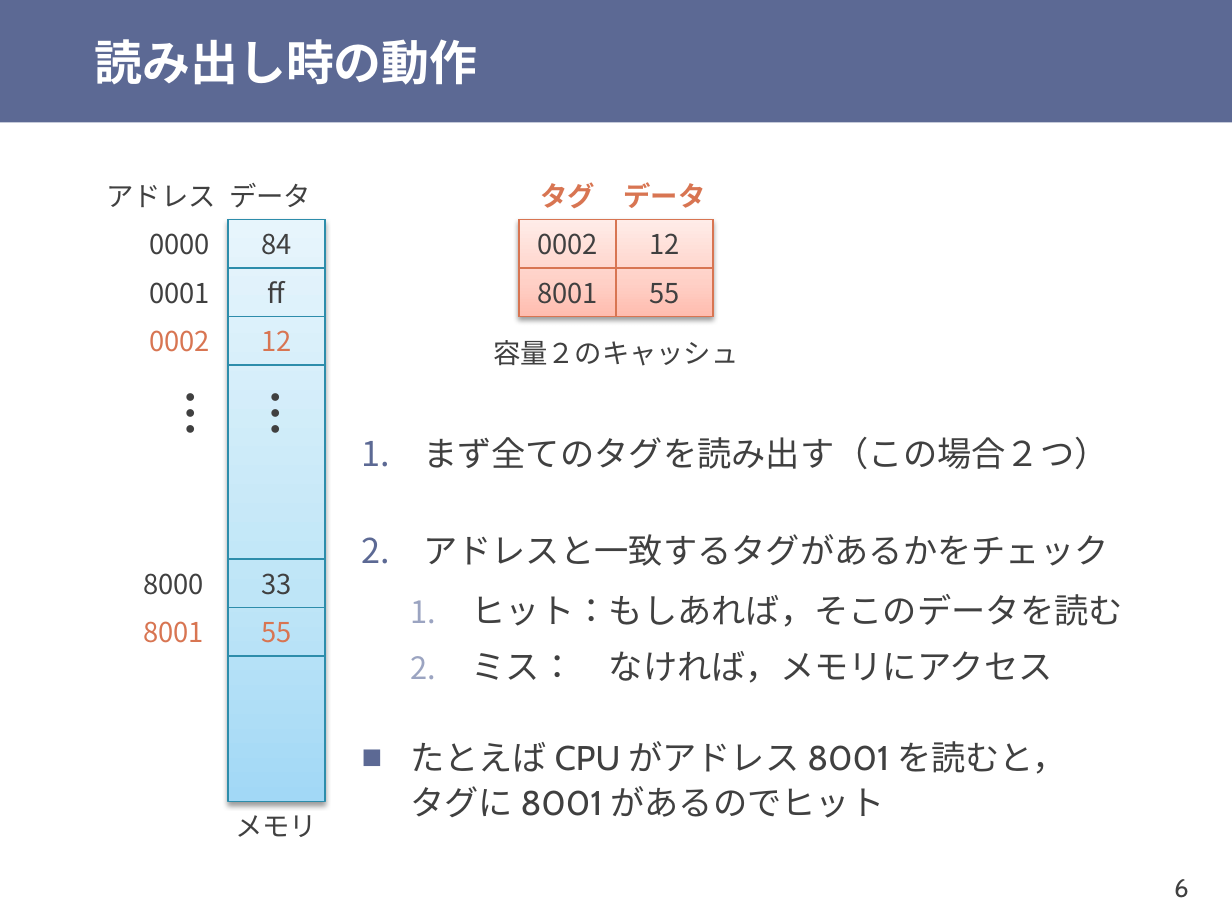
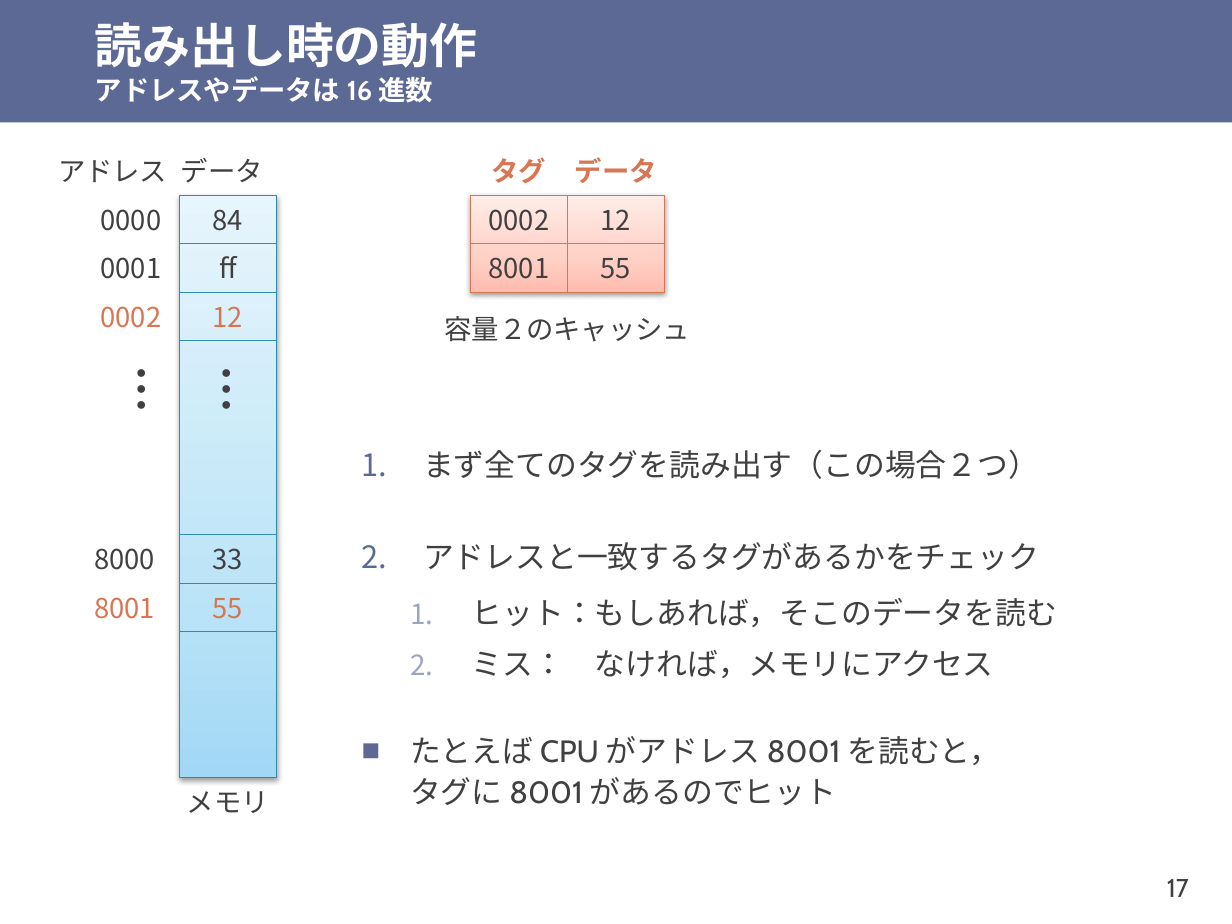
Before and after one commit to shioyadan/otya-computer-architecture-i, a slide deck: slide 17 of cai-shioya-10.pptx (slide 6 before the commit). Drawn at 1232x924 pixels with LibreOffice and Linux fonts; fonts in the diff are those of the drawing. Boxes give left, top, right and bottom in pixels: in the first picture for what was removed or moved away, otherwise in the second. Text is boxed around its words. In the diff, an @@ line names an element or a change of style, - is before the commit and + after.

```diff
--- a/cai-shioya-10.pptx
+++ b/cai-shioya-10.pptx
@@ title at (x1=95, y1=22, x2=478, y2=103): text changed; size 28 to 16 pt @@
-読み出し時の動作
+読み出し時の動作
+アドレスやデータは 16 進数
@@ 13 texts, 11 rectangles moved together from (x1=107, y1=182, x2=739, y2=837) to (x1=58, y1=157, x2=691, y2=813) @@
@@ text "まず全てのタグを読み出す（この場合２つ）" at (x1=410, y1=450, x2=1057, y2=805): size 20 to 18 pt @@
@@ page number at (x1=1167, y1=879, x2=1189, y2=897): text changed @@
-6
+17
```
Also in this commit, not shown: 16 other slides changed, 52 slides added, 3 other files.
